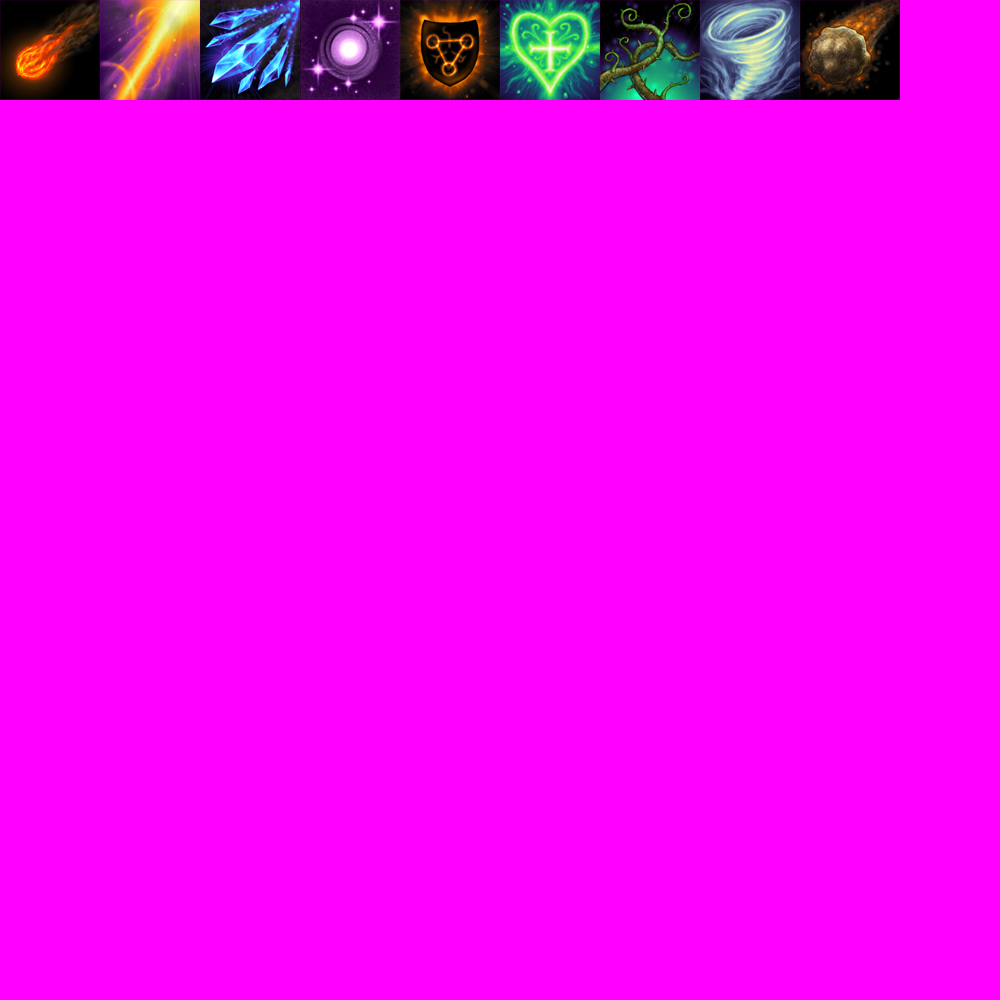
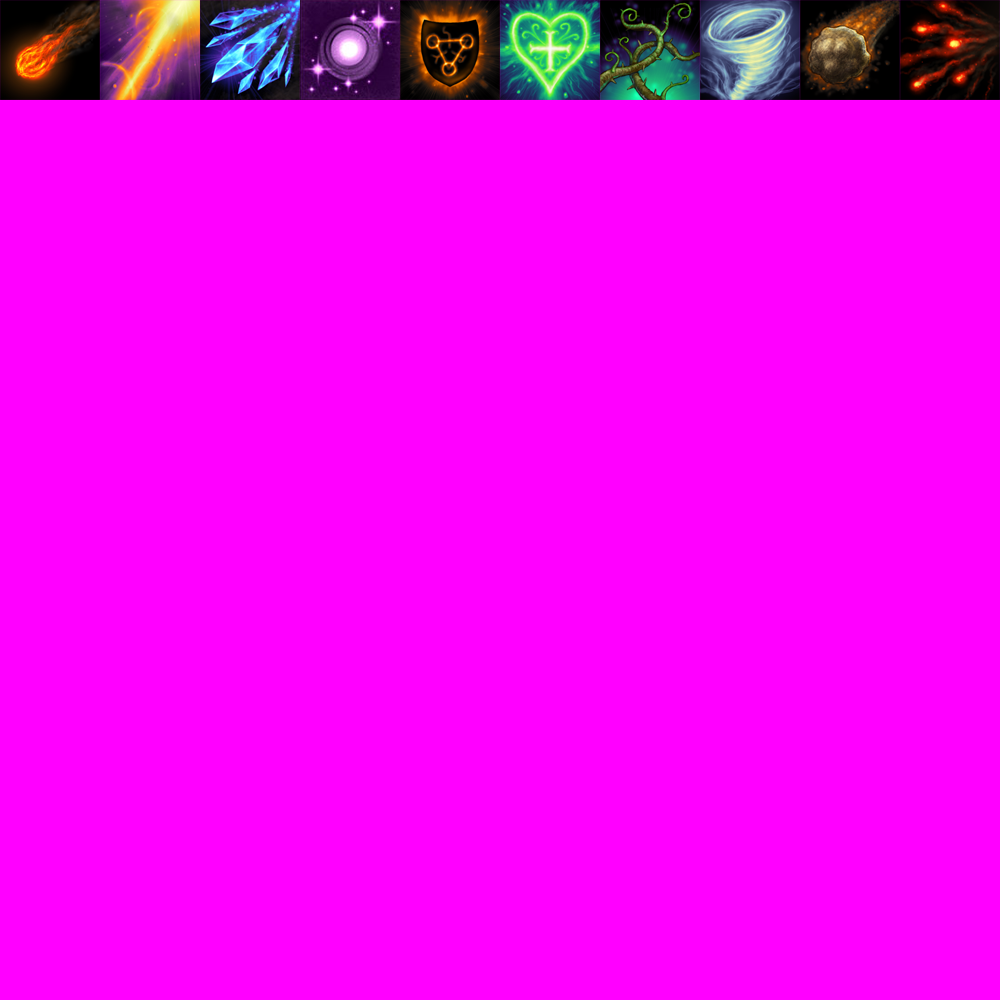
Before/after of a 1000 x 1000 layered artwork. What changed in the layer stack:
added layer "many_fireballs" above "earthball" over [900, 0, 1000, 100]
